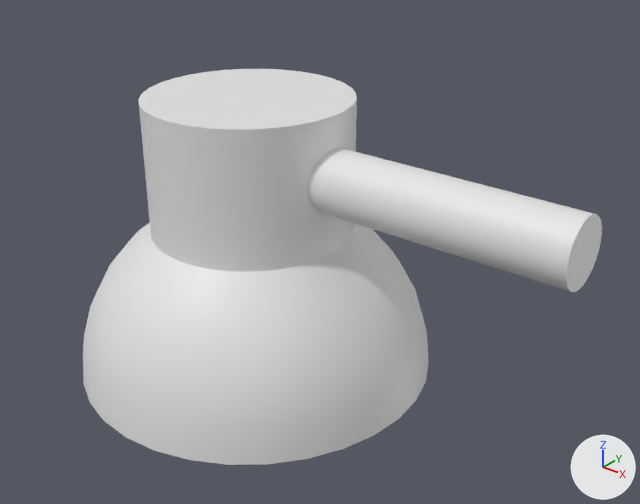
One commit to the Blender file SourceArt/Characters/Turrets/Turret_1_Mesh.blend: the scene before it, then after it.
Before and after are seen from a 50 mm lens placed at (3.06, -3.24, 2.82), pointed at (0.4, 0.09, 0.76). Arrows for +X, +Y and +Z are at lower right; the lights stay in place.
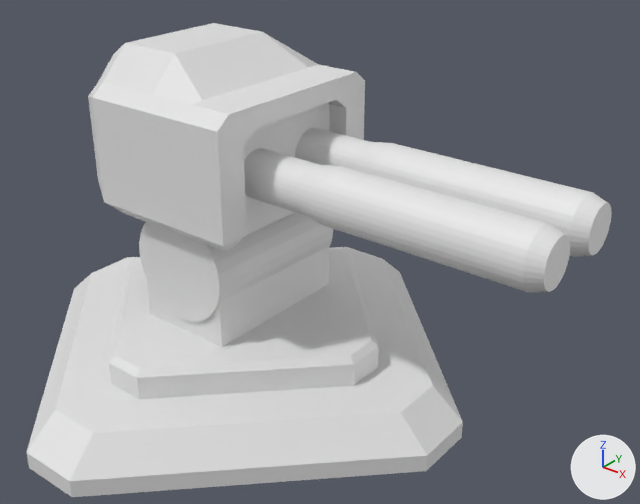
Boxes (x1, y1, x2, y2) around the edits, measured in the pictures (640 x 504 px; the box of a moved part takes in the faces that stretch with it):
'Cube', reshaped (13% wider, 20% taller)
    before: (83, 69, 602, 465)
    after: (26, 23, 612, 497)
part 1 of me_cube, moved or reshaped
    before: (308, 148, 602, 292)
    after: (139, 212, 333, 322)
part 2 of me_cube, added
    after: (147, 247, 329, 347)
part 3 of me_cube, added
    after: (244, 148, 570, 293)
part 4 of me_cube, added
    after: (295, 128, 612, 257)
part 5 of me_cube, added
    after: (88, 23, 365, 251)
part 6 of me_cube, added
    after: (109, 248, 379, 399)
part 7 of me_cube, added
    after: (26, 247, 463, 497)
part 8 of me_cube, deleted
    before: (83, 69, 429, 465)

What changed in the scene script:
```text
Change me_cube:
    used by ob_cube; location = (0.0, 0.0, 0.0)
    remove me_cube.from_pydata(...)  # 385 vertices, 355 faces; spans x -1.0..1.86, y -1.0..1.0, z 0.0..1.56
    add me_cube.from_pydata(...)  # 672 vertices, 556 faces; spans x -1.48..1.83, y -1.4..1.38, z -0.08..1.81
    me_cube part 1: the loose piece of 64 vertices spanning x -0.14..1.86, y -0.17..0.17, z 1.06..1.39 is multiplied about its middle by the matrix ((0.0, 0.0, 1.803), (0.465, 0.0, 0.0), (-0.01, 1.803, 0.0)), then moved by (-0.96, -0.01, -0.51)
    me_cube part 2: a new loose piece, a box spanning x -0.38..0.18, y -0.46..0.44, z 0.32..0.66, in mat_material (its picture is missing)
    me_cube part 3: a new loose piece of 224 vertices spanning x -0.45..1.83, y -0.37..-0.04, z 1.09..1.41, in mat_material (its picture is missing)
    me_cube part 4: a new loose piece of 224 vertices spanning x -0.45..1.83, y 0.05..0.38, z 1.09..1.41, in mat_material (its picture is missing)
    me_cube part 5: a new loose piece of 104 vertices spanning x -0.71..0.34, y -0.57..0.54, z 0.94..1.81, in mat_material (its picture is missing)
    me_cube part 6: a new loose piece of 24 vertices spanning x -0.98..0.79, y -0.9..0.87, z 0.18..0.35, in mat_material (its picture is missing)
    me_cube part 7: a new loose piece of 24 vertices spanning x -1.48..1.29, y -1.4..1.38, z -0.08..0.18, in mat_material (its picture is missing)
    me_cube part 8: 321 vertices removed from x -1.0..1.0, y -1.0..1.0, z 0.0..1.56
```
